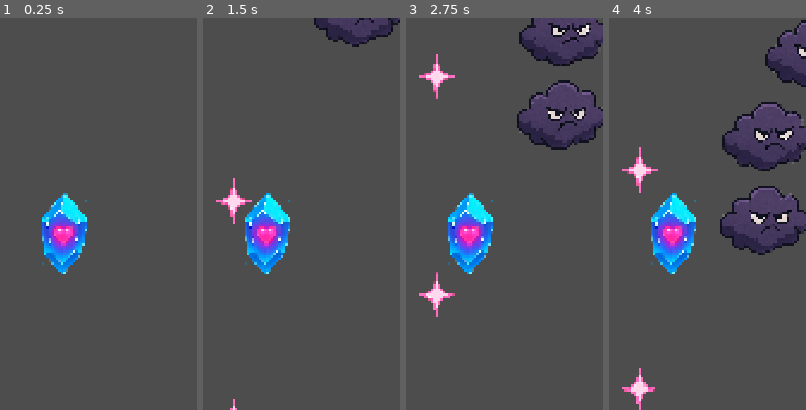
Above: before the commit, frames 1-4 (left to right).
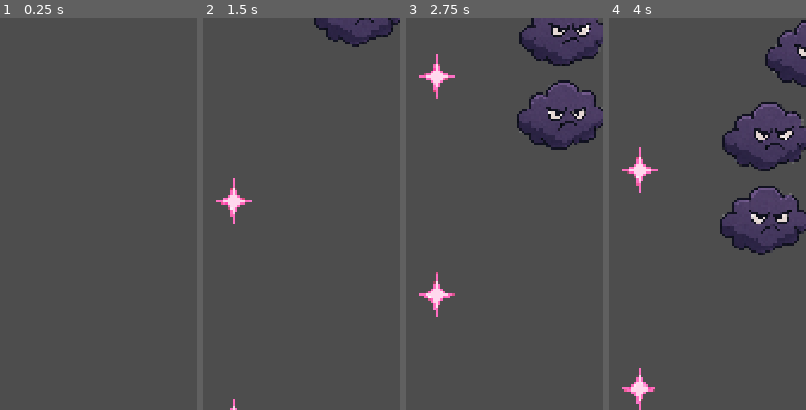
Above: after the commit, the same moments.

Repository: Ricky06202/cosmic-heart
Game: Godot game, scene res://Escenas/Nivel.tscn
Two runs of this game, one before a commit and one after it. Both use one fixed random seed, a clock stepped at 60 frames per second and the inputs below.
Inputs (mouse positions are % of the whole screen's width and height, from its top left):
- Up to frame 1 (0.25 s): no input
- Up to frame 2 (1.5 s): move the mouse to (69, 46) at 0.52 s; click (69, 46) at 0.67 s; move the mouse to (21, 56) at 1.27 s; click (21, 56) at 1.42 s
- Up to frame 3 (2.75 s): move the mouse to (55, 29) at 2.02 s; click (55, 29) at 2.17 s
- Up to frame 4 (4 s): move the mouse to (38, 71) at 2.77 s; click (38, 71) at 2.92 s; move the mouse to (78, 66) at 3.52 s; click (78, 66) at 3.67 s
The pictures show only the part of the screen within x 33-83%, y 0-50%; the shares and areas given below are measured in that part.

The runs differ from the first frame. In frame 1, 3.3% of the frame differs, in the area x 21-45%, y 44-66%; in frame 2, 3.3%; in frame 3, 3.3%; in frame 4, 3.3%.

Commit message:
hicimos q los cristales sean agarrables

Diff:
--- a/Escenas/Cristal.tscn
+++ b/Escenas/Cristal.tscn
@@ -1,5 +1,6 @@
 [gd_scene format=3 uid="uid://n3ah5a6xx6l8"]
 
+[ext_resource type="Script" uid="uid://bcfwvora7a1ch" path="res://Escenas/cristal.gd" id="1_0nb50"]
 [ext_resource type="Texture2D" uid="uid://pi47rwcy2fah" path="res://Assets/Cristal azul.png" id="1_ah2lg"]
 
 [sub_resource type="CircleShape2D" id="CircleShape2D_0nb50"]
@@ -7,6 +8,7 @@
 
 [node name="Cristal" type="Area2D" unique_id=1778926079]
 collision_layer = 8
+script = ExtResource("1_0nb50")
 
 [node name="CollisionShape2D" type="CollisionShape2D" parent="." unique_id=2501232]
 scale = Vector2(1.0080668, 1)
@@ -15,3 +17,5 @@
 [node name="Sprite2D" type="Sprite2D" parent="." unique_id=873980168]
 scale = Vector2(0.5393046, 0.5393046)
 texture = ExtResource("1_ah2lg")
+
+[connection signal="body_entered" from="." to="." method="_on_body_entered"]
--- a/Escenas/Nivel.tscn
+++ b/Escenas/Nivel.tscn
@@ -2,7 +2,6 @@
 
 [ext_resource type="PackedScene" uid="uid://b8nyapp8lweu0" path="res://Escenas/Jugador.tscn" id="1_gdxqw"]
 [ext_resource type="Script" uid="uid://breulqyxc5qsk" path="res://Escenas/spawn.gd" id="1_hxvt1"]
-[ext_resource type="PackedScene" uid="uid://n3ah5a6xx6l8" path="res://Escenas/Cristal.tscn" id="3_hxvt1"]
 [ext_resource type="PackedScene" uid="uid://buejfp5b0geyj" path="res://Escenas/Destello.tscn" id="4_gql56"]
 
 [sub_resource type="RectangleShape2D" id="RectangleShape2D_of526"]
@@ -33,9 +32,6 @@
 [node name="Jugador" parent="." unique_id=1658415682 instance=ExtResource("1_gdxqw")]
 position = Vector2(507, 1775)
 
-[node name="Cristal" parent="." unique_id=1778926079 instance=ExtResource("3_hxvt1")]
-position = Vector2(588, 517)
-
 [node name="Destello" parent="." unique_id=813177492 instance=ExtResource("4_gql56")]
 position = Vector2(505, 1590)
 
--- /dev/null
+++ b/Escenas/cristal.gd
@@ -0,0 +1,14 @@
+extends Area2D
+
+var velocidad := 300
+
+# Called every frame. 'delta' is the elapsed time since the previous frame.
+func _process(delta: float) -> void:
+	position.y += velocidad * delta
+
+	if position.y < -100:
+		queue_free()
+
+func _on_body_entered(body: Node2D) -> void:
+	Globals.cristalAtrapado.emit()
+	queue_free()
--- a/Escenas/destello.gd
+++ b/Escenas/destello.gd
@@ -17,5 +17,6 @@
 
 func _on_area_entered(area: Area2D) -> void:
 	if area.is_in_group("Enemigo"):
-		(area.vida as Vida).recibir_daño(1)
+		var vida = area.get_node("Vida") as Vida
+		vida.recibir_daño(1)
 		queue_free()
--- a/Escenas/enemigo.gd
+++ b/Escenas/enemigo.gd
@@ -1,7 +1,7 @@
 extends Area2D
 
 var velocidadCaida = 200
-@onready var vida: Vida = $Vida
+@onready var cristal : PackedScene = load("res://Escenas/Cristal.tscn")
 
 # Called when the node enters the scene tree for the first time.
 func _ready() -> void:
@@ -16,6 +16,12 @@
 		queue_free()
 
 func _on_vida_morir() -> void:
+	var soltarCristal = randf()
+	if soltarCristal <= .30:
+		var nuevoCristal : Area2D = cristal.instantiate()
+		nuevoCristal.global_position = global_position
+		get_parent().add_child(nuevoCristal)
+
 	queue_free()
 
 func _on_vida_daño_recibido(cantidad: Variant) -> void:
@@ -25,5 +31,6 @@
 
 
 func _on_body_entered(body: Node2D) -> void:
-	(body.vida as Vida).recibir_daño(1)
+	var vida = body.get_node("Vida") as Vida
+	vida.recibir_daño(1)
 	queue_free()
--- /dev/null
+++ b/Escenas/globals.gd
@@ -0,0 +1,3 @@
+extends Node
+
+signal cristalAtrapado
--- a/Escenas/jugador.gd
+++ b/Escenas/jugador.gd
@@ -2,7 +2,6 @@
 
 @onready var destello : PackedScene = load("res://Escenas/Destello.tscn")
 @onready var marker_2d: Marker2D = $Marker2D
-@onready var vida: Vida = $Vida
 
 const velocidad = 10.0
 
--- a/project.godot
+++ b/project.godot
@@ -15,6 +15,10 @@
 config/features=PackedStringArray("4.6", "GL Compatibility")
 boot_splash/show_image=false
 config/icon="uid://bcage3ykph5ua"
+
+[autoload]
+
+Globals="*uid://b0wv4pfd3j1e4"
 
 [display]
 
Not shown, added: Escenas/cristal.gd.uid
Not shown, added: Escenas/globals.gd.uid
